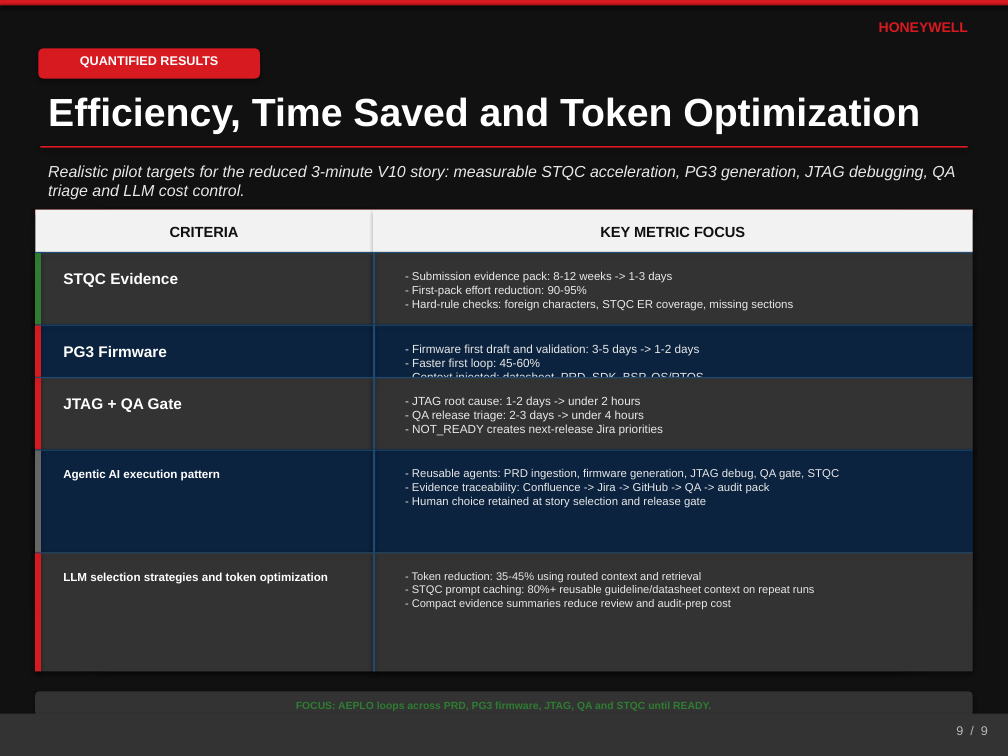
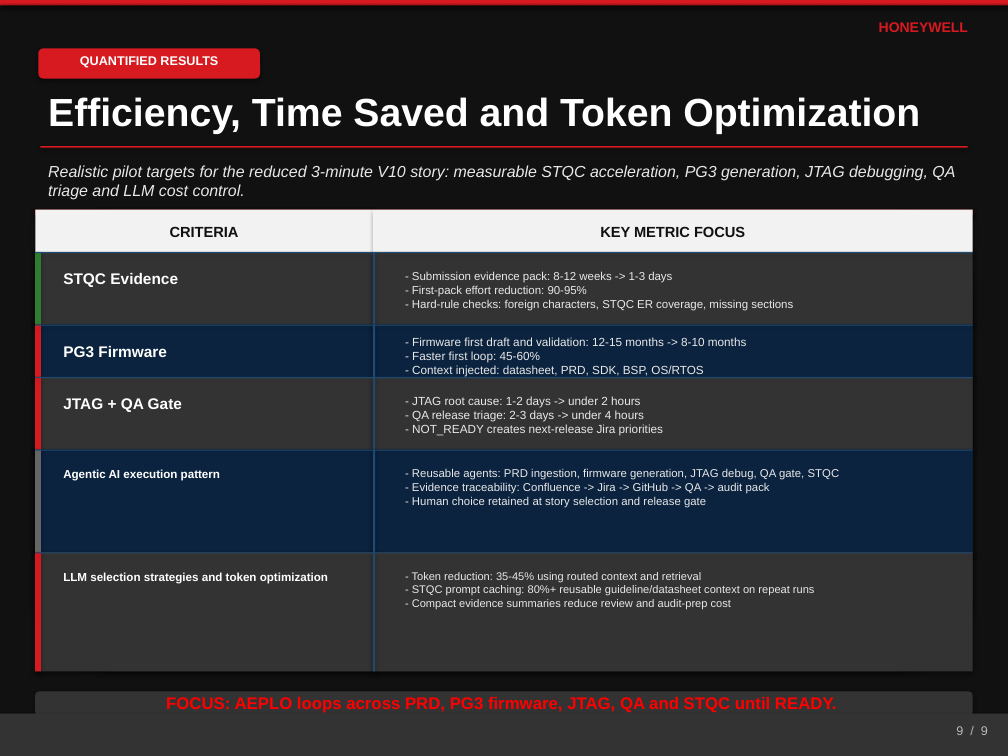
Before and after one commit to shyamnexus/HON_PPT, a slide deck: slide 5 of AI-Driven Embedded Product Lifecycle OrchestratorV10.pptx. Drawn at 1008x756 pixels with LibreOffice and Linux fonts; fonts in the diff are those of the drawing. Boxes give left, top, right and bottom in pixels: in the first picture for what was removed or moved away, otherwise in the second. Text is boxed around its words. In the diff, an @@ line names an element or a change of style, - is before the commit and + after.

```diff
--- a/AI-Driven Embedded Product Lifecycle OrchestratorV10.pptx
+++ b/AI-Driven Embedded Product Lifecycle OrchestratorV10.pptx
@@ text at bbox=[412, 337, 746, 377]: text changed @@
-- Firmware first draft and validation: 3-5 days -> 1-2 days
-- Faster first loop: 45-60%
-- Context injected: datasheet, PRD, SDK, BSP, OS/RTOS
+- Firmware first draft and validation: 12-15 months -> 8-10 months
+- Faster first loop: 45-60%
+- Context injected: datasheet, PRD, SDK, BSP, OS/RTOS
@@ text "FOCUS: AEPLO loops across PRD, ...": place and size @@
-text "FOCUS: AEPLO loops across PRD, ..." at bbox=[296, 702, 711, 711]
+text "FOCUS: AEPLO loops across PRD, ..." at bbox=[166, 697, 837, 713]
@@ text "FOCUS: AEPLO loops across PRD, ..." at bbox=[166, 697, 837, 713]: size 7.4 to 12 pt, text colour #2E7D32 to #FF0000 @@
```
Also in this commit, not shown: 2 other slides changed, 2 other files.
